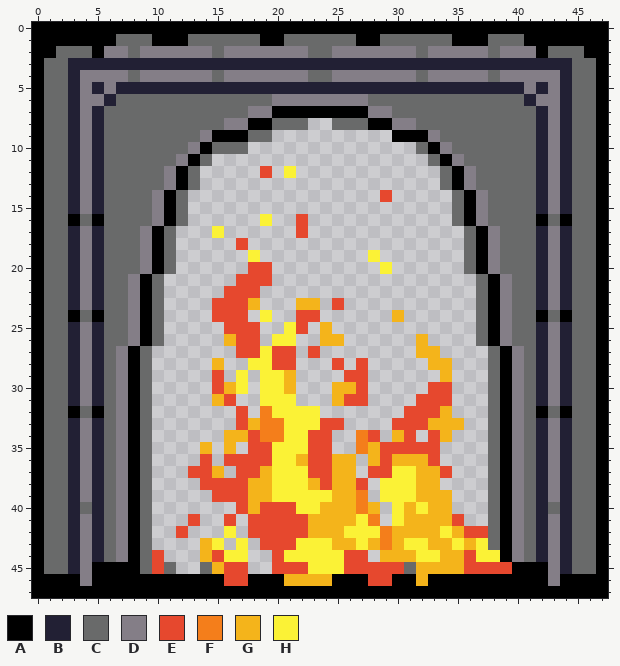
One commit to this pixel-art sprite: Assets/Original/fireplace2.png. That is the earlier state.
The file is 48x48 pixels.
Palette (. is transparent): A #000000  B #222034  C #696a6a  D #847e87  E #e6482e  F #f47e1b  G #f4b41b  H #fbf236
Pixels before, first column x 0:
 0 AAAAAAAAAAAAAAAAAAAAAAAAAAAAAAAAAAAAAAAAAAAAAAAA
 1 AAAAAAACCCAAACCCCCCAACCCCCCAACCCCCCAAACCCAAAAAAA
 2 AACCCADDCDDDDDDCDDDDDDDCCDDDDDDDCDDDDDCDDDACCCAA
 3 ACCBBBBBBBBBBBBBBBBBBBBBBBBBBBBBBBBBBBBBBBBBBCCA
 4 ACCBDDDDCDDDDDDCDDDDDDDCCDDDDDDDCDDDDDCDDDDDBCCA
 5 ACCBDBDBBBBBBBBBBBBBBBBBBBBBBBBBBBBBBBBBBDBDBCCA
 6 ACCBDDBCCCCCCCCCCCCCDDDDDDDDCCCCCCCCCCCCCBDDBCCA
 7 ACCBDBCCCCCCCCCCCCDDAAAAAAAADDCCCCCCCCCCCCBDBCCA
 8 ACCBDBCCCCCCCCCCDDAACCC..CCCAADDCCCCCCCCCCBDBCCA
 9 ACCBDBCCCCCCCCDAAACC..........AAADCCCCCCCCBDBCCA
10 ACCBDBCCCCCCCDACCC..............CADCCCCCCCBDBCCA
11 ACCBDBCCCCCCDAC..................CADCCCCCCBDBCCA
12 ACCBDBCCCCCDAC.....E.H............CADCCCCCBDBCCA
13 ACCBDBCCCCCDAC....................CADCCCCCBDBCCA
14 ACCBDBCCCCDAC................E.....CADCCCCBDBCCA
15 ACCBDBCCCCDAC......................CADCCCCBDBCCA
16 ACCACACCCCDAC......H..E............CADCCCCACACCA
17 ACCBDBCCCDAC...H......E.............CADCCCBDBCCA
18 ACCBDBCCCDAC.....E..................CADCCCBDBCCA
19 ACCBDBCCCDAC......H.........H.......CADCCCBDBCCA
20 ACCBDBCCCDAC......EE.........H......CADCCCBDBCCA
21 ACCBDBCCDAC......EEE.................CADCCBDBCCA
22 ACCBDBCCDAC.....EEE..................CADCCBDBCCA
23 ACCBDBCCDAC....EEEG...GG.E...........CADCCBDBCCA
24 ACCACACCDAC....EEE.H..EE......G......CADCCACACCA
25 ACCBDBCCDAC.....EEE..HE.G............CADCCBDBCCA
26 ACCBDBCCDAC.....GEE.HH..GG......G....CADCCBDBCCA
27 ACCBDBCDAC.......EEHEE.E........GG....CADCBDBCCA
28 ACCBDBCDAC.....G..HHEE...E.E.....GG...CADCBDBCCA
29 ACCBDBCDAC.....E.H.HHG....EE......G...CADCBDBCCA
30 ACCBDBCDAC.....EGH.HHG...GGE.....EE...CADCBDBCCA
31 ACCBDBCDAC.....GE..HHH...GEE....EEE...CADCBDBCCA
32 ACCACACDAC.......E.FHHHH.......EEEG...CADCACACCA
33 ACCBDBCDAC.......EGFFHHHEE....EEEGGG..CADCBDBCCA
34 ACCBDBCDAC......GGEFFHHEE..FE.GE.EG...CADCBDBCCA
35 ACCBDBCDAC....G.G.EEHHHEE..FGEEEEE....CADCBDBCCA
36 ACCBDBCDAC....E.EEEEHHGEEGG.GEGGGE....CADCBDBCCA
37 ACCBDBCDAC...EEG.EEGHHHEEGG.EEHHGGE...CADCBDBCCA
38 ACCBDBCDAC....EEEEGGHHHGEGGE.HHHGG....CADCBDBCCA
39 ACCBDBCDAC.....EEEGGHHHHHGGF.HHHGGG...CADCBDBCCA
40 ACCBCBCDAC.......EGEEEHHGGGFG.HGHGG...CADCBCBCCA
41 ACCBDBCDAC...E..E.EEEEEGGGGHF.HGGGGE..CADCBDBCCA
42 ACCBDBCDAC..E...H.EEEEEGGGHHHFGGGGHGEECADCBDBCCA
43 ACCBDBCDAC....GH.H.EEEHHHGGHGFGHHGGHGHCADCBDBCCA
44 ACCBDBCDACE...GEHH..EHHHHHEE.GGGHHGGEHHADCBDBCCA
45 ACCBDAAAACEC..CGEE..EEEHHHEEEEECGGGGEEEEAAADBCCA
46 AAAADAAAAAAAAAAAEEAAAGGGGAAAEEAAGAAAAAAAAAADAAAA
47 AAAAAAAAAAAAAAAAAAAAAAAAAAAAAAAAAAAAAAAAAAAAAAAA
New version:
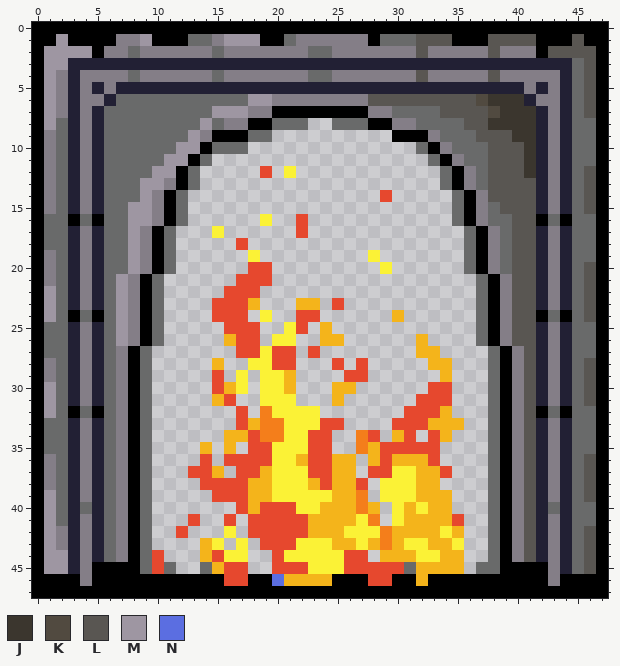
Colours new in this view: J #3b362e  K #514a40  L #595652  M #9e96a2  N #5b6ee1
The edit:
y 1: x 2 A -> M; x 7..9 CCC -> DDM; x 15..18 CCCC -> DMMM; x 22..27 CCCCCA -> DDDDDD; x 32..34 CCC -> LLL; x 38..41 CCCA -> LLLL; x 45 A -> L
y 2: x 1..4 ACCC -> MMMM; x 32 C -> L; x 38 C -> L; x 43..46 CCCA -> LLLL
y 3: x 1..2 CC -> MM; x 46 C -> L
y 4: x 1..2 CC -> MD; x 32 C -> L; x 38 C -> L; x 46 C -> L
y 5: x 1..2 CC -> MD; x 46 C -> L
y 6: x 1..2 CC -> MD; x 18..19 CC -> MM; x 28..40 CCCCCCCCCCCCC -> LLLLLLLLLKJJJ; x 46 C -> L
y 7: x 1..2 CC -> MD; x 15..17 CCC -> MMM; x 34..41 CCCCCCCC -> LLLLKJJJ; x 46 C -> L
y 8: x 1 C -> M; x 14 C -> M; x 36..41 CCCCCC -> LLJJJJ
y 9: x 1 C -> D; x 13 C -> M; x 37..41 CCCCC -> LLLJJ
y 10: x 1 C -> D; x 12..13 CD -> MM; x 38..41 CCCC -> LLLJ
y 11: x 1 C -> D; x 11..12 CD -> MM; x 38..41 CCCC -> LLLJ
y 12: x 1 C -> D; x 10..11 CD -> MM; x 38..41 CCCC -> LLLJ; x 46 C -> L
y 13: x 1 C -> D; x 9..10 CC -> MM; x 38..41 CCCC -> LLLL; x 46 C -> L
y 14: x 1 C -> D; x 9 C -> M; x 38..41 CCCC -> LLLL; x 46 C -> L
y 15: x 1 C -> D; x 8..9 CC -> MM; x 39..41 CCC -> LLL; x 46 C -> L
y 16: x 8..9 CC -> MM; x 40..41 CC -> LL
y 17..18: x 8 C -> M; x 40..41 CC -> LL
y 19: x 1 C -> D; x 8 C -> M; x 40..41 CC -> LL
y 20: x 1 C -> D; x 8 C -> M; x 40..41 CC -> LL; x 46 C -> L
y 21: x 1 C -> D; x 7 C -> M; x 40..41 CC -> LL; x 46 C -> L
y 22..24: x 1 C -> M; x 7 C -> M; x 40..41 CC -> LL; x 46 C -> L
y 25..26: x 7 C -> M; x 40..41 CC -> LL
y 27: x 41 C -> L
y 28..29: x 1 C -> D; x 41 C -> L; x 46 C -> L
y 30: x 1 C -> M; x 27 E -> .; x 41 C -> L; x 46 C -> L
y 31: x 1 C -> M; x 26..27 EE -> ..; x 41 C -> L; x 46 C -> L
y 32: x 1 C -> M; x 41 C -> L
y 33..35: x 41 C -> L
y 36..38: x 1 C -> D; x 41 C -> L; x 46 C -> L
y 39: x 1 C -> M; x 41 C -> L; x 46 C -> L
y 40..41: x 1 C -> M; x 41 C -> L
y 42: x 1..2 CC -> MD; x 36..37 EE -> ..; x 41 C -> L; x 46 C -> L
y 43: x 1..2 CC -> MD; x 36..37 GH -> ..; x 41 C -> L; x 46 C -> L
y 44: x 1..2 CC -> MM; x 36..38 EHH -> ..C; x 41 C -> L; x 46 C -> L
y 45: x 1..2 CC -> MM; x 36..39 EEEE -> .CCA; x 46 C -> L
y 46: x 20 A -> N
Pixel boxes of the changes (left, top, right, bottom) in both pictures:
changed: (44, 34, 596, 574)
changed: (272, 574, 284, 586)
